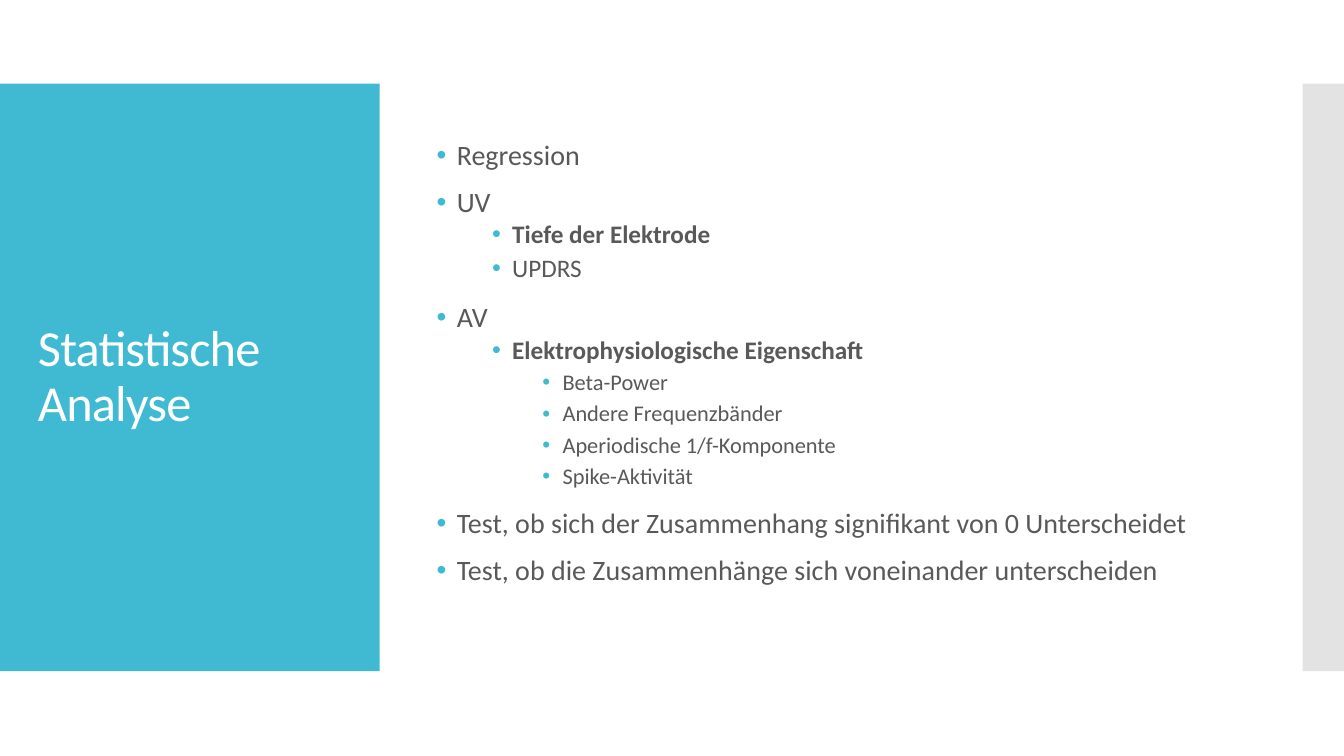
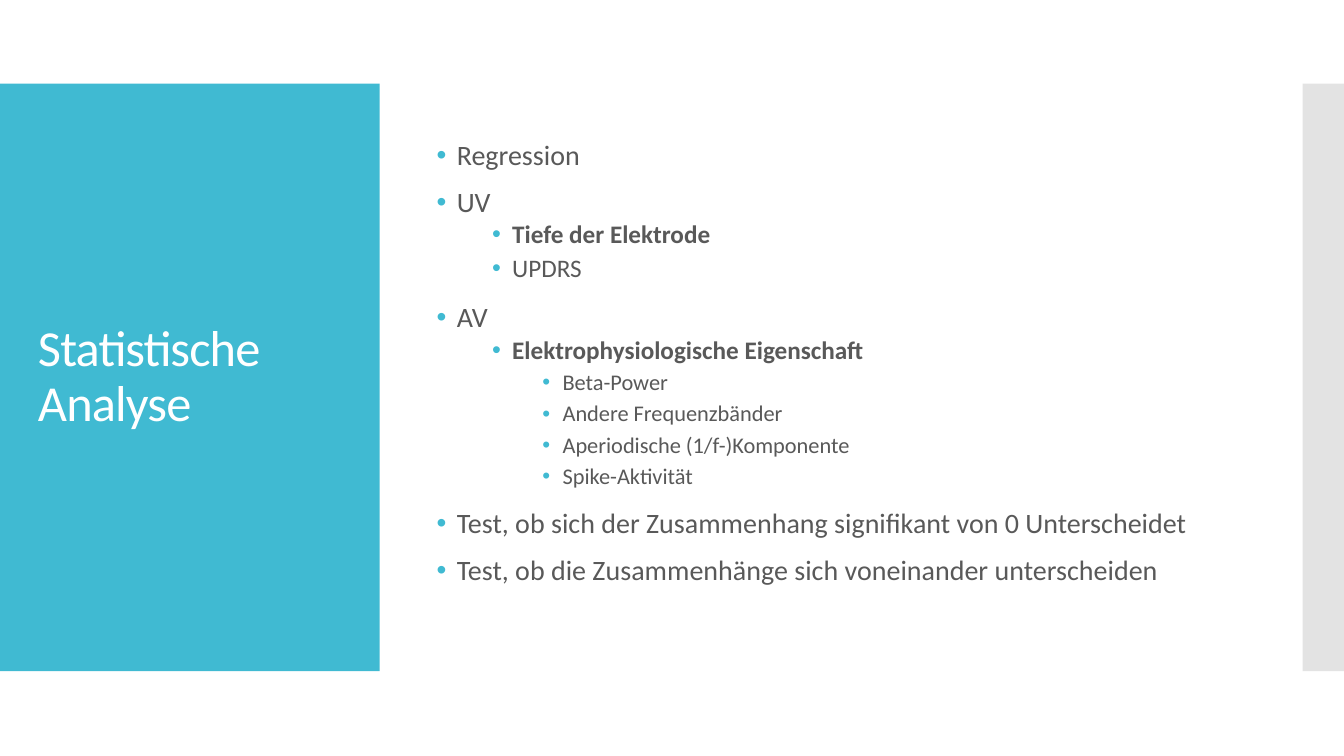
Before and after one commit to christianneumannCAU/Master-CAU, a slide deck: slide 15 of 03_Exposé/Exposé Vortrag.pptx. Drawn at 1344x756 pixels with LibreOffice and Linux fonts; fonts in the diff are those of the drawing. Boxes give left, top, right and bottom in pixels: in the first picture for what was removed or moved away, otherwise in the second. Text is boxed around its words. In the diff, an @@ line names an element or a change of style, - is before the commit and + after.

```diff
--- a/03_Exposé/Exposé Vortrag.pptx
+++ b/03_Exposé/Exposé Vortrag.pptx
@@ text at (563,437,850,457): text changed @@
-    • Aperiodische 1/f-Komponente
+    • Aperiodische (1/f-)Komponente
```
Also in this commit, not shown: 2 other slides changed, 1 other file.
